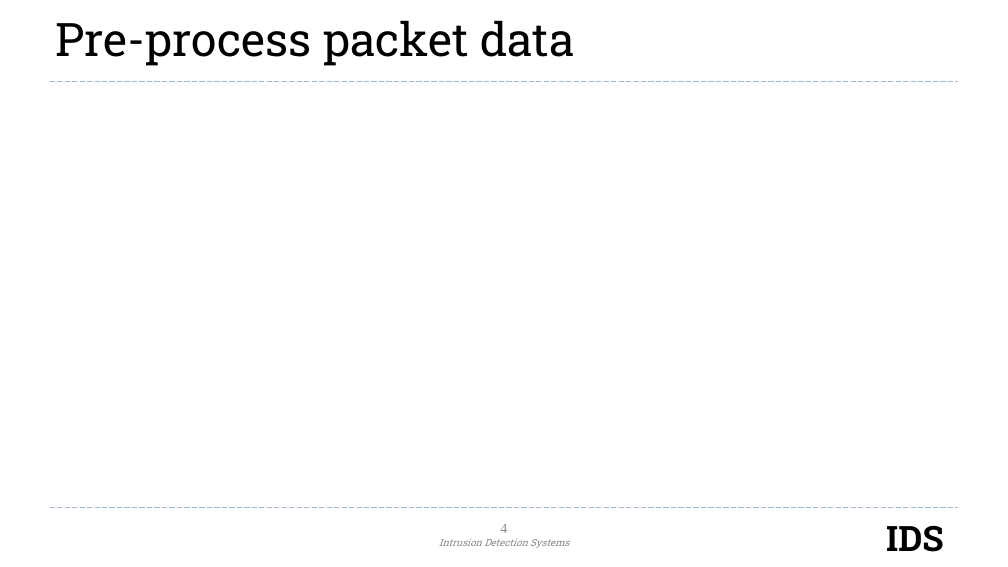
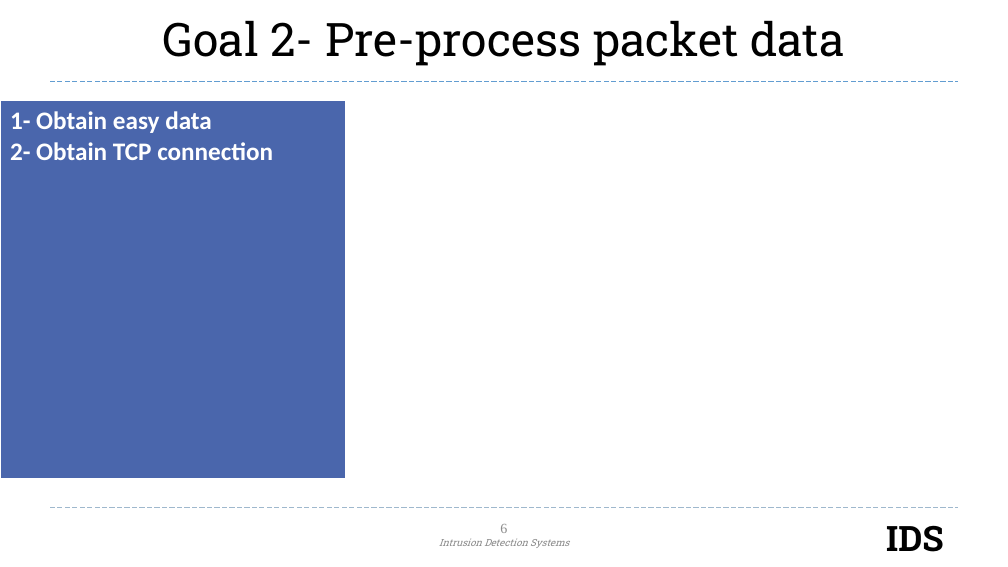
Before and after one commit to AndrewQuijano/Operating_Systems_II, a slide deck: slide 6 of Project_Presentation.pptx (slide 4 before the commit). Drawn at 1008x567 pixels with LibreOffice and Linux fonts; fonts in the diff are those of the drawing; background and template pictures are left out. Boxes give left, top, right and bottom in pixels: in the first picture for what was removed or moved away, otherwise in the second. Text is boxed around its words. In the diff, an @@ line names an element or a change of style, - is before the commit and + after.

```diff
--- a/Project_Presentation.pptx
+++ b/Project_Presentation.pptx
@@ title at box(162, 20, 845, 66): text changed @@
-Pre-process packet data
+Goal 2- Pre-process packet data
@@ line (50, 82) - (958, 82): stroke #9FB8CD 0.75 pt dashed to #629DD1 0.75 pt dashed @@
@@ table added at box(0, 101, 346, 481), 1 rows, 1 columns @@
+1- Obtain easy data / 2- Obtain TCP connection
@@ page number at box(500, 524, 507, 533): text changed @@
-4
+6
```
Also in this commit, not shown: 6 other slides changed, 3 slides added, 1 slide removed, 12 other files.
